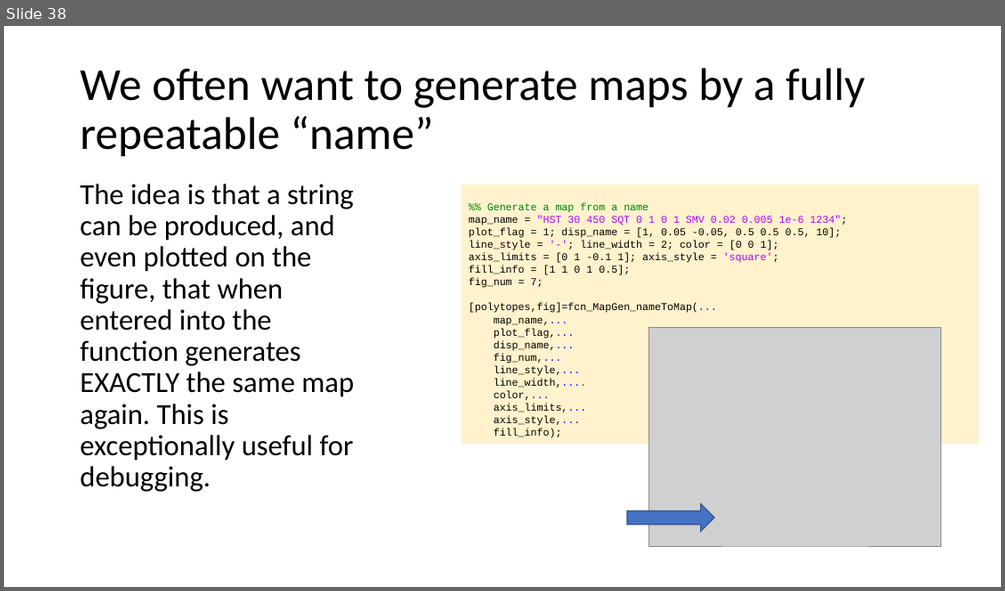
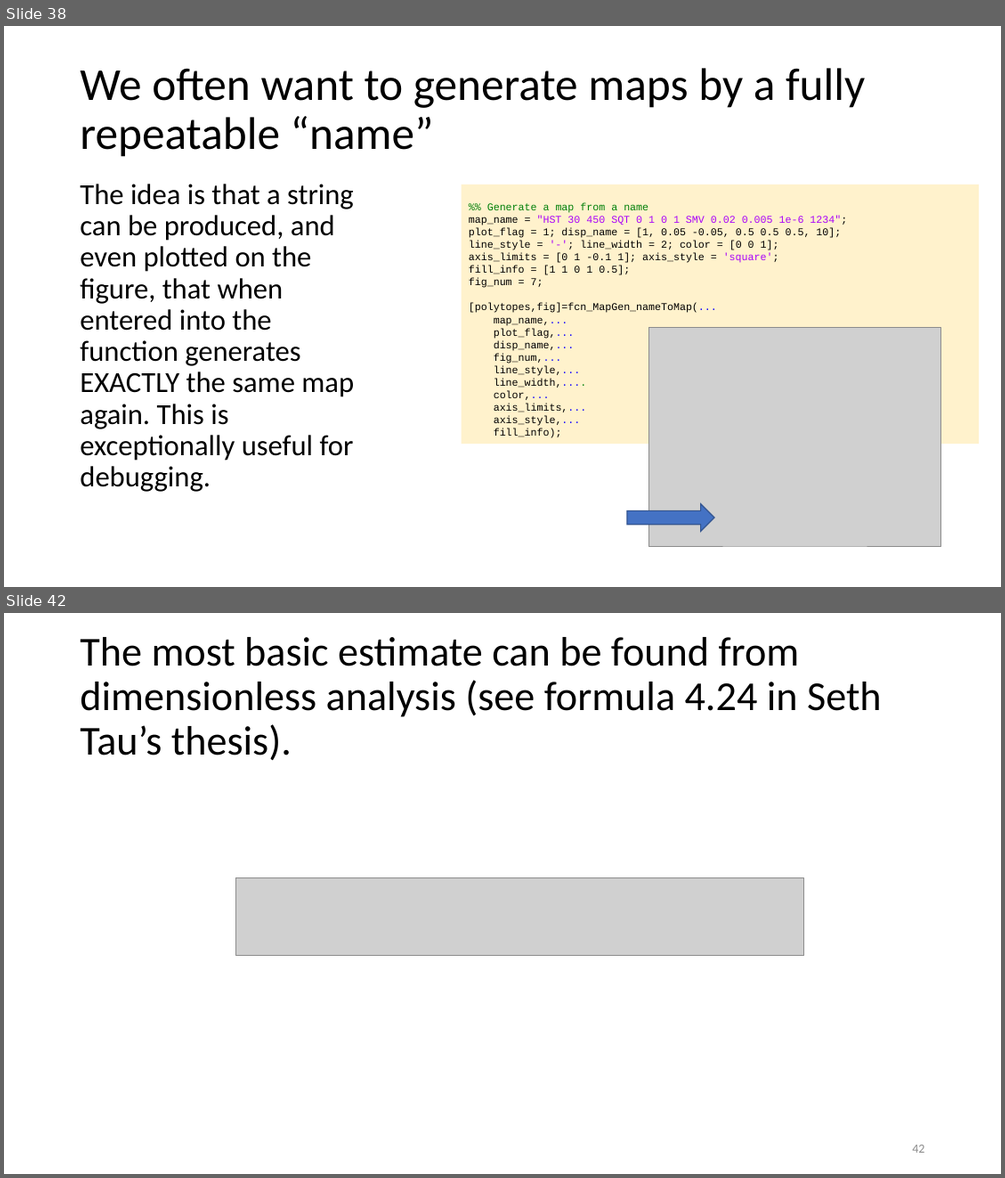
Before and after one commit to ivsg-psu/PathPlanning_MapTools_MapGenClassLibrary, a slide deck: Documents/MapGenClassLibrary.pptx. Shown one above the other, each under a label of ours: slide 38 before the commit, slides 38 and 42 after it; the slides between them are not shown. The pictures are 1005x591 and 1005x1178 pixels, drawn with LibreOffice and Linux fonts; fonts in the diff are those of the drawing; grey boxes stand for pictures. Boxes give left, top, right and bottom in pixels: in the first picture for what was removed or moved away, otherwise in the second. Text is boxed around its words. In the diff, an @@ line names an element or a change of style, - is before the commit and + after.

```diff
--- a/Documents/MapGenClassLibrary.pptx
+++ b/Documents/MapGenClassLibrary.pptx
@@ slide 42 added at [4,613,1001,1174], background #FFFFFF @@
@@ title added at [80,637,882,761], 39.6 pt, text #000000 @@
+The most basic estimate can be found from dimensionless analysis (see formula 4.24 in Seth Tau’s thesis).
@@ picture added at [235,877,804,955] @@
@@ page number added at [912,1144,924,1152], 12 pt, text #8C8C8C @@
+42
```
Also in this commit, not shown: 18 other slides added, 3 other files.
